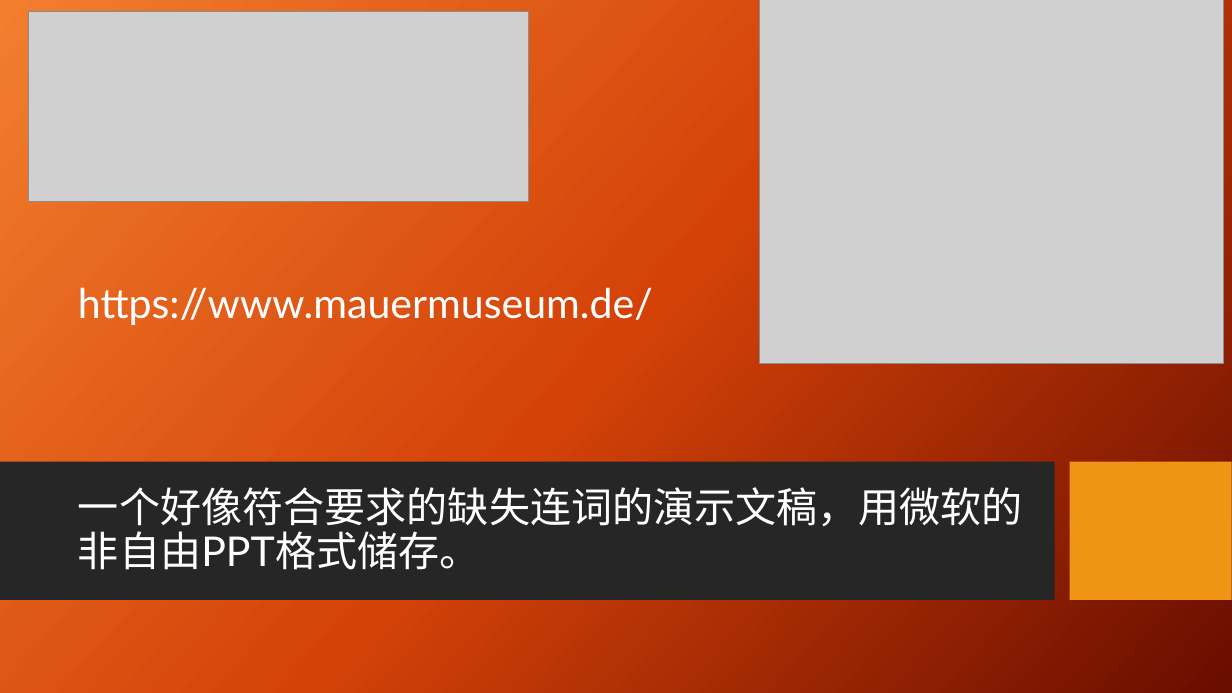
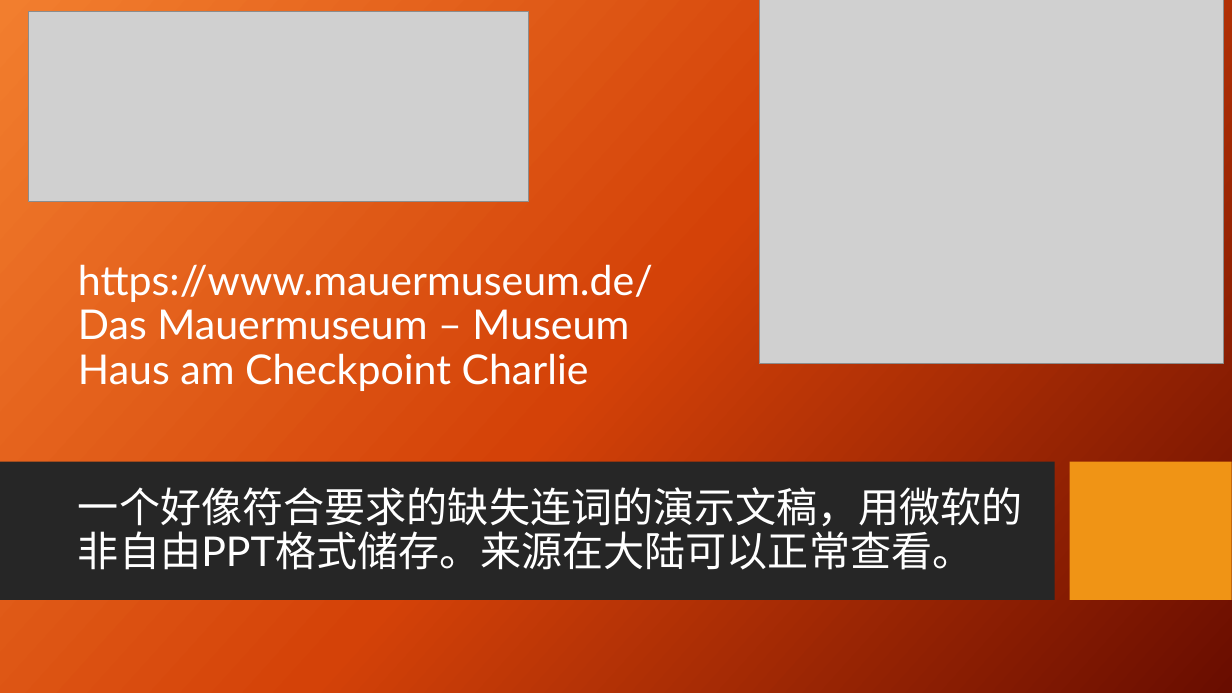
Before and after one commit to zaoqi-unsafe/sssssssss, a slide deck: slide 1 of DDR.pptx. Drawn at 1232x693 pixels with LibreOffice and Linux fonts; fonts in the diff are those of the drawing; grey boxes stand for pictures; background and template pictures are left out. Boxes give left, top, right and bottom in pixels: in the first picture for what was removed or moved away, otherwise in the second. Text is boxed around its words. In the diff, an @@ line names an element or a change of style, - is before the commit and + after.

```diff
--- a/DDR.pptx
+++ b/DDR.pptx
@@ title at (x1=78, y1=264, x2=653, y2=391): text changed @@
-https://www.mauermuseum.de/
+https://www.mauermuseum.de/
+Das Mauermuseum – Museum Haus am Checkpoint Charlie
@@ text at (x1=78, y1=487, x2=1023, y2=570): text changed @@
-一个好像符合要求的缺失连词的演示文稿，用微软的非自由PPT格式储存。
+一个好像符合要求的缺失连词的演示文稿，用微软的非自由PPT格式储存。来源在大陆可以正常查看。
```
Also in this commit, not shown: 5 slides added, 1 slide removed.
